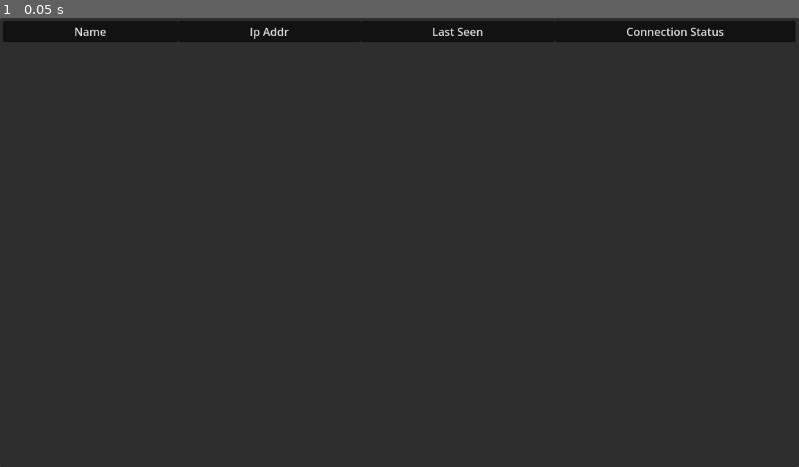
Above: before the commit, frame 1.
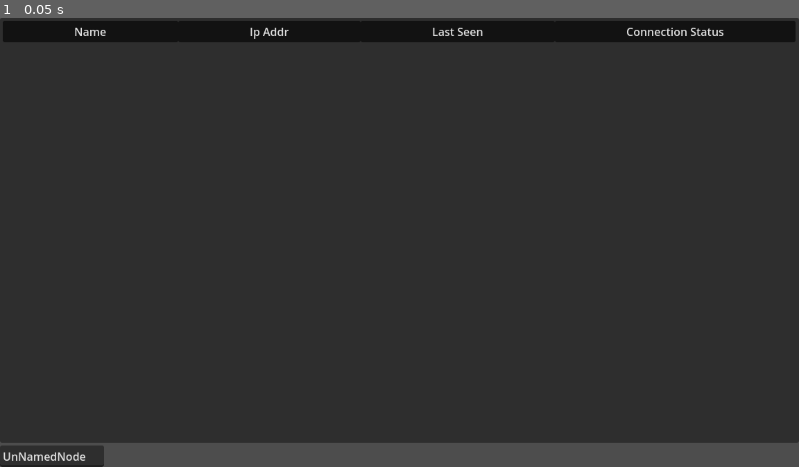
Above: after the commit, the same moment.

Repository: SpectrumPro/Constellation
Game: Godot game, scene res://interface/control.tscn
The game is run twice, just before and just after one commit, with the same random seed, the same clock (stepped at 60 frames per second) and the same inputs.
Inputs:
- Up to frame 1 (0.05 s): no input

The runs differ from the first frame. In frame 1, 4.8% of the frame differs, in the area x 0-100%, y 94-100%.

Commit message:
Improves node name handling and display.
Allows the user to set the node name through the UI and propagates this change through the network.

Updates the UI to display the current node name.

Adds a new shell script for sending UDP packets.

Diff:
--- a/core/Constellation.gd
+++ b/core/Constellation.gd
@@ -84,13 +84,18 @@
 		var string: String = peer.get_packet().get_string_from_utf8()
 		var message: ConstaNetHeadder = ConstaNetHeadder.phrase_string(string)
 
+		print(_node_name, " Got: ", message)
+
 		if message.is_valid() and message.origin_id != _node_id:
 			handle_message(message, peer)
 
 
 ## Returns a list of all known nodes
-func get_known_nodes() -> Array:
-	return _known_nodes.values()
+func get_known_nodes() -> Array[ConstellationNode]:
+	var return_value: Array[ConstellationNode]
+	return_value.assign(_known_nodes.values())
+
+	return return_value
 
 
 ## Gets this nodes NodeID
@@ -155,13 +160,18 @@
 func handle_set_attribute_message(p_message: ConstaNetSetAttribute) -> void:
 	match p_message.attribute:
 		ConstaNetSetAttribute.Attribute.NAME:
-			_set_node_name(p_message.value)
-			send_discovery()
+			set_node_name(p_message.value)
 
 
 ## Returns the name of the local node
 func get_node_name() -> String:
 	return _node_name
+
+
+## Sets the name of this node
+func set_node_name(p_name: String) -> void:
+	if _set_node_name(p_name):
+		send_discovery(ConstaNetHeadder.Flags.ACKNOWLEDGMENT)
 
 
 ## Sets the local nodes name
--- a/interface/control.gd
+++ b/interface/control.gd
@@ -7,6 +7,10 @@
 
 ## The Tree for all ConstellationNode
 @export var _node_tree: Tree
+
+## The LineEdit to change the name of the local node
+@export var _name_edit: LineEdit
+
 
 ## How many seconds to wait before displaying the last seen time in seconds
 const TIMEOUT_BUFFER: int = 3
@@ -38,7 +42,12 @@
 	for node: ConstellationNode in Network.get_known_nodes():
 		_add_node(node)
 
+	_name_edit.set_text(Network.get_node_name())
+
 	Network.node_found.connect(_add_node)
+	Network.node_name_changed.connect(func (p_name: String):
+		_name_edit.set_text(p_name)
+	)
 
 
 ## Adds a node into the tree
@@ -99,3 +108,8 @@
 	match _node_tree.get_edited_column():
 		Columns.NAME:
 			node.set_node_name(value)
+
+
+## Called when the text is changed in the name edit
+func _on_name_text_submitted(new_text: String) -> void:
+	Network.set_node_name(new_text)
--- a/interface/control.tscn
+++ b/interface/control.tscn
@@ -2,7 +2,7 @@
 
 [ext_resource type="Script" uid="uid://yphcdwkqpfa8" path="res://interface/control.gd" id="1_f0it3"]
 
-[node name="Control" type="Control" node_paths=PackedStringArray("_node_tree")]
+[node name="Control" type="Control" node_paths=PackedStringArray("_node_tree", "_name_edit")]
 layout_mode = 3
 anchors_preset = 15
 anchor_right = 1.0
@@ -10,20 +10,34 @@
 grow_horizontal = 2
 grow_vertical = 2
 script = ExtResource("1_f0it3")
-_node_tree = NodePath("Tree")
+_node_tree = NodePath("VBoxContainer/Tree")
+_name_edit = NodePath("VBoxContainer/HBoxContainer/Name")
 
-[node name="Tree" type="Tree" parent="."]
+[node name="VBoxContainer" type="VBoxContainer" parent="."]
 layout_mode = 1
 anchors_preset = 15
 anchor_right = 1.0
 anchor_bottom = 1.0
 grow_horizontal = 2
 grow_vertical = 2
+
+[node name="Tree" type="Tree" parent="VBoxContainer"]
+layout_mode = 2
+size_flags_vertical = 3
 column_titles_visible = true
 hide_root = true
+
+[node name="HBoxContainer" type="HBoxContainer" parent="VBoxContainer"]
+layout_mode = 2
+
+[node name="Name" type="LineEdit" parent="VBoxContainer/HBoxContainer"]
+custom_minimum_size = Vector2(150, 0)
+layout_mode = 2
+placeholder_text = "Self Name"
 
 [node name="LastSeen" type="Timer" parent="."]
 autostart = true
 
-[connection signal="item_edited" from="Tree" to="." method="_on_tree_item_edited"]
+[connection signal="item_edited" from="VBoxContainer/Tree" to="." method="_on_tree_item_edited"]
+[connection signal="text_submitted" from="VBoxContainer/HBoxContainer/Name" to="." method="_on_name_text_submitted"]
 [connection signal="timeout" from="LastSeen" to="." method="_on_last_seen_timeout"]
Not shown, added: send_json_udp.sh
